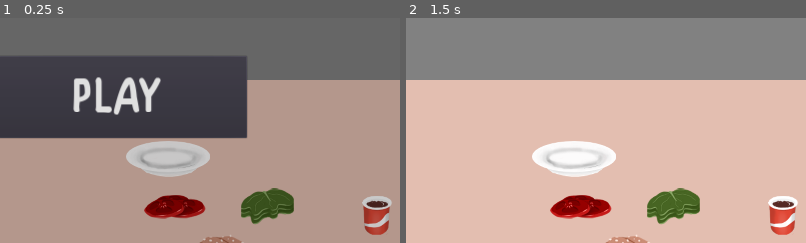
Above: before the commit, frames 1-2 (left to right).
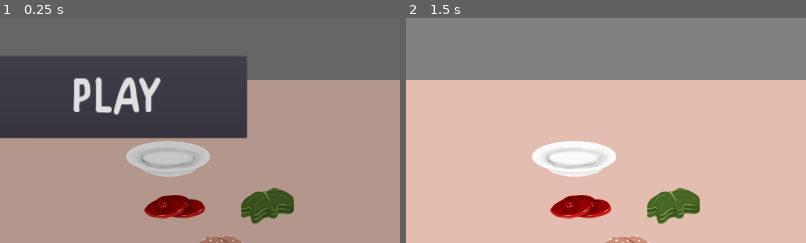
Above: after the commit, the same moments.

Repository: samuelpedrajas/MyVeganRestaurant
Game: Godot game, scene res://Scenes/FastFood/FastFood.tscn
Same seed, same stepped clock (60 frames per second), same inputs: the game is played once before the commit and once after it. This scene is started directly instead of the project's main scene.
Inputs (mouse positions are % of the whole screen's width and height, from its top left):
- Up to frame 1 (0.25 s): no input
- Up to frame 2 (1.5 s): click "PLAY" at 0.5 s; click (96, 7) at 1.25 s
The pictures show only the part of the screen within x 36-86%, y 32-82%; the shares and areas given below are measured in that part.

The runs differ from the first frame. In frame 1, 1.0% of the frame differs, in the area x 90-98%, y 79-97%; in frame 2, 1.0%.
Error in both runs: Invalid get index 'category_probability' (on base: 'Nil'). (res://Scripts/ClientArea.gd:74)

Commit message:
progress

Diff:
--- a/Scenes/FastFood/Machines/Grill.tscn
+++ b/Scenes/FastFood/Machines/Grill.tscn
@@ -4,9 +4,6 @@
 [ext_resource path="res://Images/FastFood/Machines/Parrilla.png" type="Texture" id=2]
 [ext_resource path="res://Scenes/Timer.tscn" type="PackedScene" id=3]
 [ext_resource path="res://Scenes/ClickableArea.tscn" type="PackedScene" id=4]
-
-
-
 
 [sub_resource type="Animation" id=1]
 resource_name = "default_animation"
@@ -43,7 +40,6 @@
 "Grill",
 ]]
 script = ExtResource( 1 )
-reference = "Grill"
 
 [node name="Sprite" type="Sprite" parent="."]
 texture = ExtResource( 2 )
--- a/Scenes/Game.tscn
+++ b/Scenes/Game.tscn
@@ -1,10 +1,11 @@
-[gd_scene load_steps=6 format=2]
+[gd_scene load_steps=7 format=2]
 
 [ext_resource path="res://Scenes/KitchenSelection.tscn" type="PackedScene" id=1]
 [ext_resource path="res://Scenes/LevelSelection.tscn" type="PackedScene" id=2]
 [ext_resource path="res://Scenes/KitchenUpgrades.tscn" type="PackedScene" id=3]
 [ext_resource path="res://Scripts/Game.gd" type="Script" id=4]
 [ext_resource path="res://Scripts/Status.gd" type="Script" id=5]
+[ext_resource path="res://Scripts/Upgrades.gd" type="Script" id=6]
 
 [node name="Game" type="Control"]
 anchor_right = 1.0
@@ -17,6 +18,9 @@
 [node name="Status" type="Node" parent="."]
 script = ExtResource( 5 )
 
+[node name="Upgrades" type="Node" parent="."]
+script = ExtResource( 6 )
+
 [node name="KitchenSelection" parent="." instance=ExtResource( 1 )]
 
 [node name="LevelSelection" parent="." instance=ExtResource( 2 )]
@@ -27,5 +31,5 @@
 [connection signal="kitchen_selected" from="KitchenSelection" to="." method="_on_KitchenSelection_kitchen_selected"]
 [connection signal="close_request" from="LevelSelection" to="." method="_on_LevelSelection_close_request"]
 [connection signal="game_request" from="LevelSelection" to="." method="_on_LevelSelection_game_request"]
-[connection signal="open_request" from="LevelSelection" to="." method="_on_LevelSelection_open_request"]
+[connection signal="open_upgrades_request" from="LevelSelection" to="." method="_on_LevelSelection_open_upgrades_request"]
 [connection signal="close_request" from="KitchenUpgrades" to="." method="_on_KitchenUpgrades_close_request"]
--- a/Scripts/Delivery.gd
+++ b/Scripts/Delivery.gd
@@ -12,6 +12,7 @@
 var client_delivery
 var tween = Tween.new()
 var served = false
+var upgrade = 0
 
 
 func _ready():
@@ -51,3 +52,7 @@
 	print("%s died!" % [self.reference])
 	client.remove_delivery(client_delivery)
 	queue_free()
+
+func set_upgrade(machine_level, machine_upgrades):
+	self.upgrade = machine_level
+	print("Delivery upgraded")
--- a/Scripts/DrinkProvider.gd
+++ b/Scripts/DrinkProvider.gd
@@ -4,15 +4,24 @@
 export(NodePath) onready var delivery = get_node(delivery)
 export(Array, NodePath) var platforms = []
 
-
-func _ready():
-	for i in range(platforms.size()):
-		platforms[i] = get_node(platforms[i])
-	_on_Timer_food_cooked()
+var upgrade = 0
 
 
 func get_throw_position():
 	return $Placeholder.get_global_position()
+
+
+func set_upgrade(machine_level, machine_upgrades):
+	self.upgrade = machine_level
+	var n_platforms = machine_upgrades[machine_level]["Platforms"]
+	for i in range(platforms.size()):
+		platforms[i] = get_node(platforms[i])
+		if n_platforms <= i:
+			platforms[i].hide()
+		else:
+			platforms[i].show()
+	_on_Timer_food_cooked()
+	print("DrinkProvider upgraded")
 
 
 func _on_Timer_food_cooked():
--- a/Scripts/Fryer.gd
+++ b/Scripts/Fryer.gd
@@ -5,6 +5,7 @@
 
 
 var ingredient = null
+var upgrade = 0
 
 
 func _ready():
@@ -31,6 +32,11 @@
 	$Timer.stop()
 
 
+func set_upgrade(machine_level, machine_upgrades):
+	self.upgrade = machine_level
+	print("Fryer upgraded")
+
+
 func _on_Timer_food_cooked():
 	send_item()
 
--- a/Scripts/Game.gd
+++ b/Scripts/Game.gd
@@ -4,12 +4,16 @@
 var kitchen_scenes = {
 	"FastFood": "res://Scenes/FastFood/FastFood.tscn"
 }
-var selected_kitchen_name = null
+
+onready var kitchen_upgrades_status = $Status
+onready var kitchen_upgrades = $Upgrades
 var kitchen = null
 
 
 func _on_KitchenSelection_kitchen_selected(kitchen_name):
-	self.selected_kitchen_name = kitchen_name
+	kitchen = load(kitchen_scenes[kitchen_name]).instance()
+	kitchen.hide()
+	kitchen.connect("close_request", self, "_on_Kitchen_close_request")
 	$KitchenSelection.close_screen()
 	$LevelSelection.open_screen(kitchen_name)
 
@@ -19,8 +23,13 @@
 	$KitchenSelection.open_screen()
 
 
-func _on_LevelSelection_open_request(screen_name):
-	get_node(screen_name).open_screen()
+func _on_LevelSelection_open_upgrades_request():
+	var kitchen_name = kitchen.get_name()
+	$KitchenUpgrades.open_screen(
+		kitchen,
+		kitchen_upgrades.get_kitchen_upgrades(kitchen_name),
+		kitchen_upgrades_status.get_kitchen_upgrade_status(kitchen_name)
+	)
 
 
 func _on_KitchenUpgrades_close_request():
@@ -28,11 +37,14 @@
 
 
 func _on_LevelSelection_game_request(level):
-	kitchen = load(kitchen_scenes[selected_kitchen_name]).instance()
-	kitchen.hide()
-	kitchen.connect("close_request", self, "_on_Kitchen_close_request")
 	add_child(kitchen)
-	kitchen.call_deferred("open_screen", level)
+	var kitchen_name = kitchen.get_name()
+	kitchen.call_deferred(
+		"open_screen",
+		level,
+		kitchen_upgrades.get_kitchen_upgrades(kitchen_name),
+		kitchen_upgrades_status.get_kitchen_upgrade_status(kitchen_name)
+	)
 
 
 func _on_Kitchen_close_request():
--- a/Scripts/Grill.gd
+++ b/Scripts/Grill.gd
@@ -3,6 +3,7 @@
 
 export(NodePath) onready var kitchen = get_node(kitchen)
 
+var upgrade = 0
 var ingredient = null
 var burned = false
 
@@ -51,6 +52,11 @@
 	return $Placeholder.get_global_position()
 
 
+func set_upgrade(machine_level, machine_upgrades):
+	self.upgrade = machine_level
+	print("Grill upgraded")
+
+
 func _on_Timer_food_cooked():
 	self.ingredient.evolve()
 
--- a/Scripts/Ingredient.gd
+++ b/Scripts/Ingredient.gd
@@ -2,6 +2,7 @@
 
 
 var level = 0
+var upgrade = 0
 export(String) var reference
 export(bool) var throwable = true
 
@@ -18,3 +19,8 @@
 
 func get_destination():
 	return get_child(self.level).destination
+
+
+func set_upgrade(machine_level, machine_upgrades):
+	self.upgrade = machine_level
+	print("Ingredient upgraded")
--- a/Scripts/IngredientSource.gd
+++ b/Scripts/IngredientSource.gd
@@ -4,6 +4,8 @@
 export(NodePath) onready var kitchen = get_node(kitchen)
 export(String) var destination_group = null
 export(NodePath) onready var ingredient = get_node(ingredient)
+
+var upgrade = 0
 
 
 func _send_to_group():
@@ -35,3 +37,8 @@
 			print("No plates available for %s" % [get_name()])
 	else:
 		_send_to_group()
+
+
+func set_upgrade(machine_level, machine_upgrades):
+	self.upgrade = machine_level
+	print("IngredientSource upgraded")
--- a/Scripts/Kitchen.gd
+++ b/Scripts/Kitchen.gd
@@ -10,11 +10,12 @@
 onready var menu = $Menu
 
 
-func open_screen(level_config):
+func open_screen(level_config, upgrades, status):
 	for group_name in level_config.unavailable_nodes:
 		var nodes = get_tree().get_nodes_in_group(group_name)
 		for node in nodes:
 			node.hide()
+	_configure_upgrades(upgrades, status)
 	client_area.prepare_game(level_config)
 	self.time = level_config.max_time
 	get_tree().set_pause(true)
@@ -24,6 +25,40 @@
 	$Timer.start()
 	_on_size_changed()
 	show()
+
+
+func _upgrade_group(group_name, status, upgrades_dict=null):
+	var upgrades = null
+	var n_slots = 99
+	if upgrades_dict != null:
+		upgrades = upgrades_dict[group_name]
+		if "Slots" in upgrades[status]:
+			n_slots = upgrades[status]["Slots"]
+
+	var nodes = get_tree().get_nodes_in_group(group_name)
+	for i in range(nodes.size()):
+		if i == n_slots:
+			break
+		var node = nodes[i]
+		if group_name != "Plate":
+			node.set_upgrade(status, upgrades)
+		node.show()
+
+
+func _configure_upgrades(upgrades, status):
+	# Upgrade machines and ingredient providers
+	var group_names = ["Machines", "IngredientSources"]
+	for group_name in group_names:
+		var upgrades_dict = null
+		if group_name in upgrades:
+			upgrades_dict = upgrades[group_name]
+		var status_dict = status[group_name]
+		for item_name in status_dict.keys():
+			var _status = status_dict[item_name]
+			_upgrade_group(item_name, _status, upgrades_dict)
+
+	# Unlock plates
+	_upgrade_group("Plate", status["Plate"], upgrades)
 
 
 func _custom_client_sort(c1, c2):
--- a/Scripts/KitchenUpgrades.gd
+++ b/Scripts/KitchenUpgrades.gd
@@ -3,8 +3,10 @@
 
 signal close_request
 
+var item_categories = ["Machines", "Deliveries", "IngredientSources"]
 
-func open_screen():
+
+func open_screen(kitchen, upgrades, status):
 	show()
 
 
--- a/Scripts/LevelSelection.gd
+++ b/Scripts/LevelSelection.gd
@@ -2,7 +2,7 @@
 
 
 signal game_request
-signal open_request
+signal open_upgrades_request
 signal close_request
 
 var level_list = []
@@ -41,7 +41,7 @@
 
 
 func _on_Upgrade_pressed():
-	emit_signal("open_request", "KitchenUpgrades")
+	emit_signal("open_upgrades_request")
 
 
 func _on_Back_pressed():
--- a/Scripts/Status.gd
+++ b/Scripts/Status.gd
@@ -1,7 +1,6 @@
 extends Node
 
 
-var coins = 0
 var kitchen_upgrades = {
 	"FastFood": {
 		"Machines": {
@@ -28,3 +27,7 @@
 		"Plate": 0
 	}
 }
+
+
+func get_kitchen_upgrade_status(kitchen_name):
+	return kitchen_upgrades[kitchen_name]
--- /dev/null
+++ b/Scripts/Upgrades.gd
@@ -0,0 +1,67 @@
+extends Node
+
+
+var coins = 0
+var kitchen_upgrades = {
+	"FastFood": {
+		"Machines": {
+			"Grill": [
+				{
+					"CookingTime": 7,
+					"Slots": 1
+				},
+				{
+					"CookingTime": 5,
+					"Slots": 2
+				},
+				{
+					"CookingTime": 3,
+					"Slots": 4
+				}
+			],
+			"Fryer": [
+				{
+					"CookingTime": 7,
+					"Slots": 1
+				},
+				{
+					"CookingTime": 5,
+					"Slots": 2
+				},
+				{
+					"CookingTime": 3,
+					"Slots": 3
+				}
+			],
+			"ColaPump": [
+				{
+					"CookingTime": 7,
+					"Platforms": 1
+				},
+				{
+					"CookingTime": 5,
+					"Platforms": 2
+				},
+				{
+					"CookingTime": 3,
+					"Platforms": 3
+				}
+			]
+		},
+		"Plate": [
+			{
+				"Slots": 1
+			},
+			{
+				"Slots": 2
+			},
+			{
+				"Slots": 4
+			},
+		]
+	}
+}
+
+
+func get_kitchen_upgrades(kitchen_name):
+	return kitchen_upgrades[kitchen_name]
